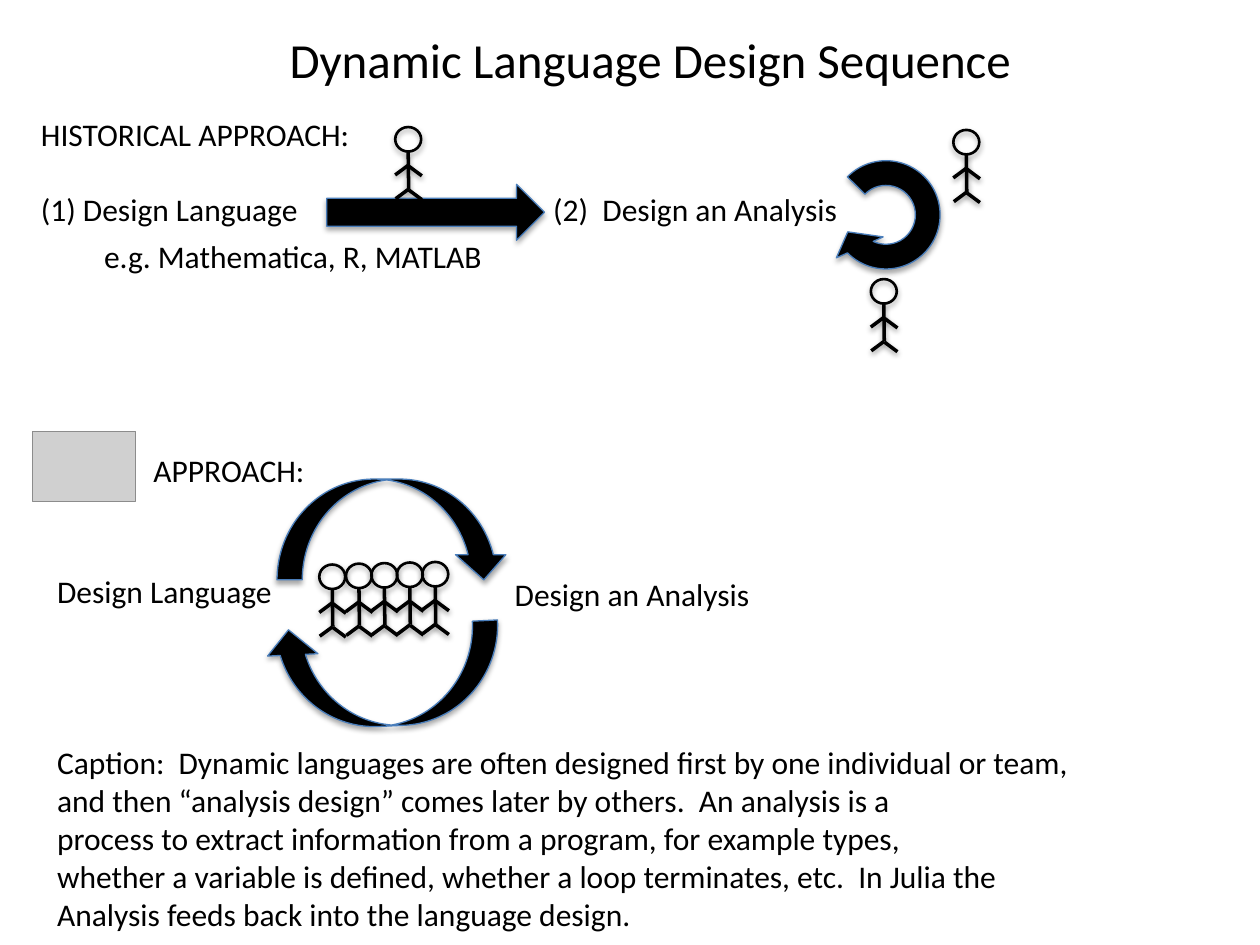
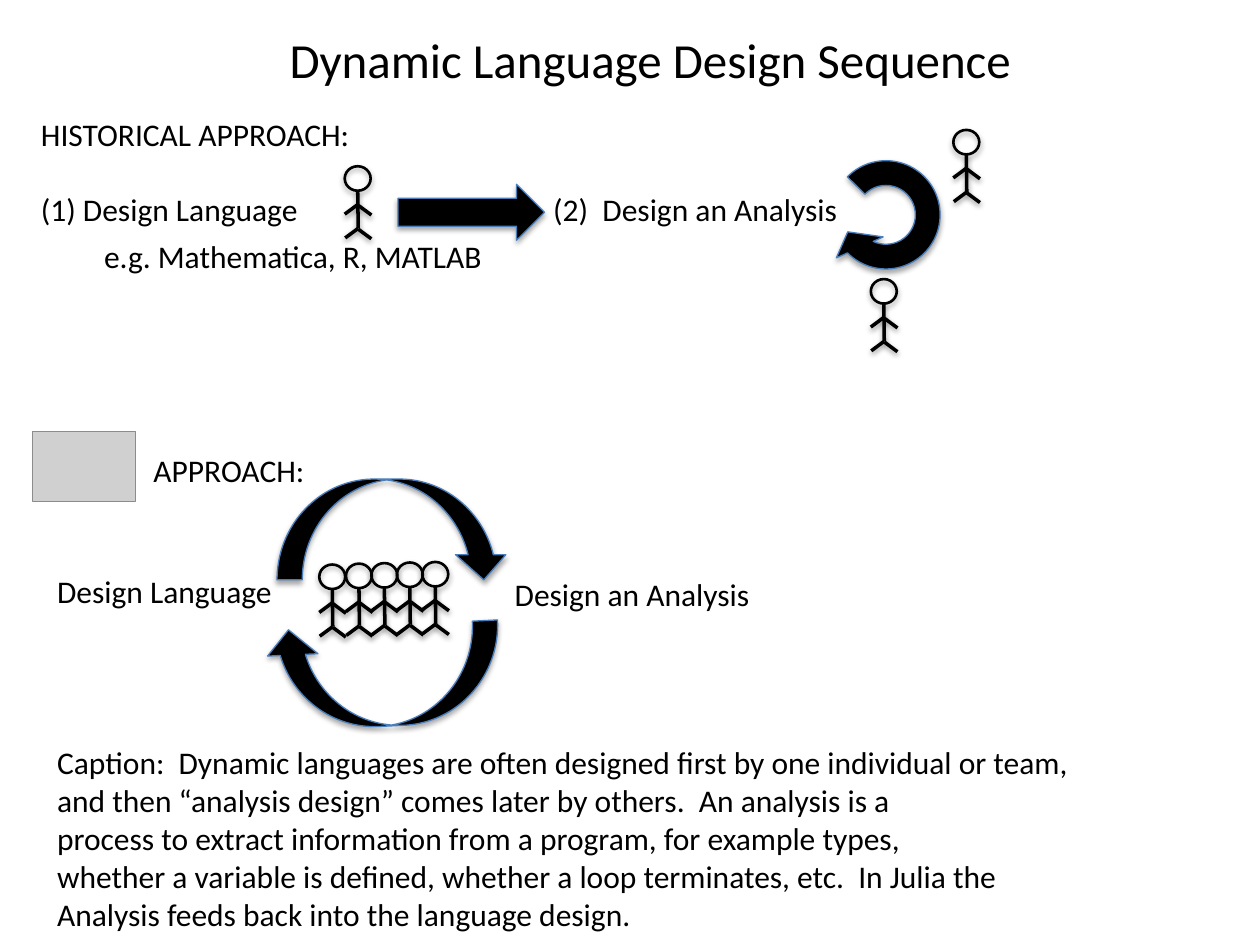
Before and after one commit to jiahao/julia-paper-arrays, a slide deck: slide 1 of array paper.pptx. Drawn at 1260x945 pixels with LibreOffice and Linux fonts; fonts in the diff are those of the drawing; grey boxes stand for pictures. Boxes give left, top, right and bottom in pixels: in the first picture for what was removed or moved away, otherwise in the second. Text is boxed around its words. In the diff, an @@ line names an element or a change of style, - is before the commit and + after.

```diff
--- a/array paper.pptx
+++ b/array paper.pptx
@@ right arrow: place and size @@
-right arrow at <box>326,184,544,239</box>
+right arrow at <box>398,184,544,239</box>
@@ 5 lines, 1 ellipse: place and size @@
-5 lines, 1 ellipse at <box>396,127,422,199</box>
+5 lines, 1 ellipse at <box>345,166,372,239</box>
```
Also in this commit, not shown: 2 other slides changed, 2 slides removed.
